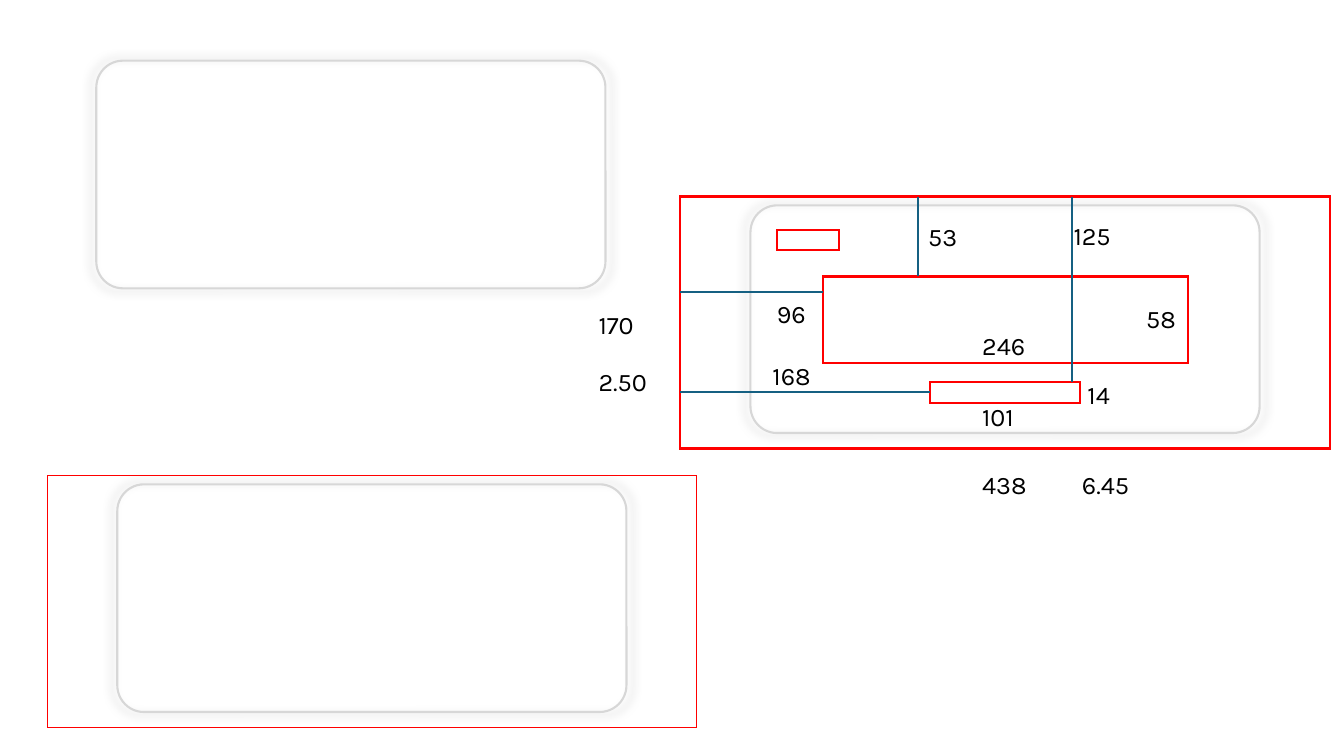
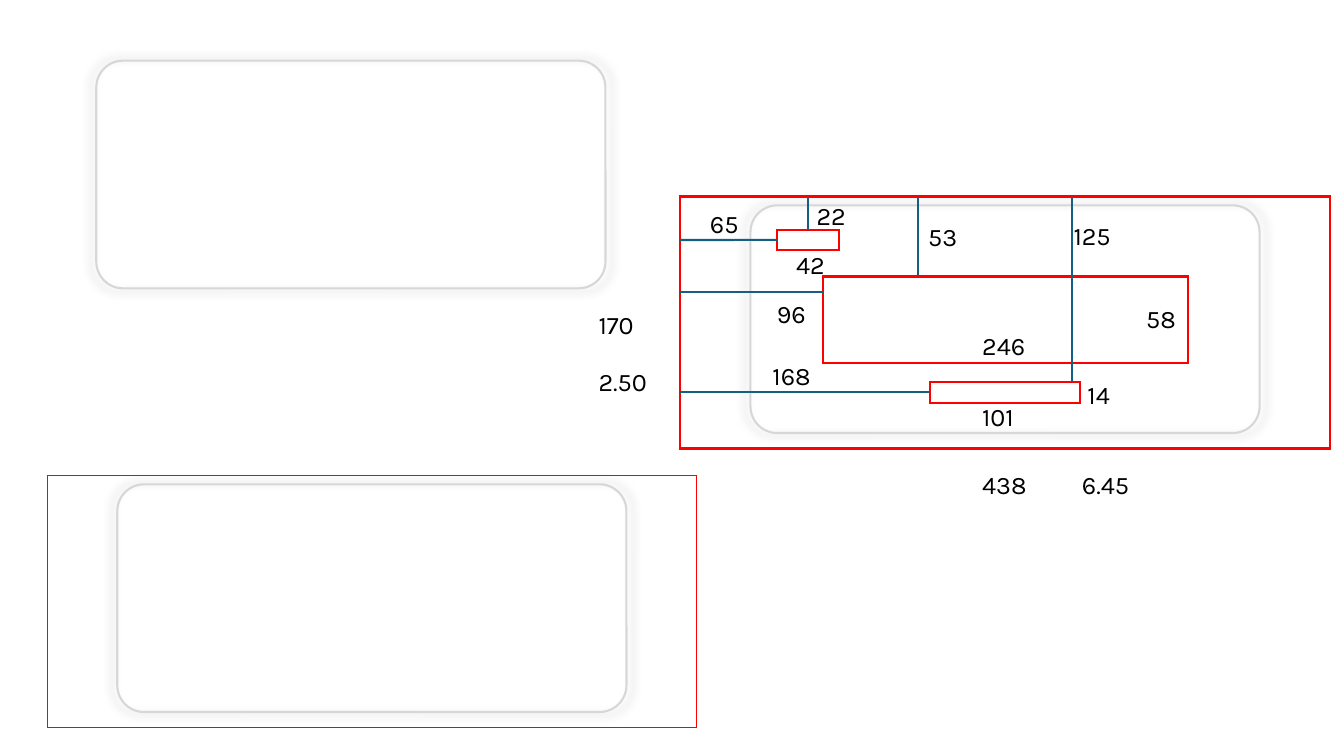
Before and after one commit to llcuong/IPQC, a slide deck: slide 15 of temp/safd.pptm. Drawn at 1344x756 pixels with LibreOffice and Linux fonts; fonts in the diff are those of the drawing. Boxes give left, top, right and bottom in pixels: in the first picture for what was removed or moved away, otherwise in the second. Text is boxed around its words. In the diff, an @@ line names an element or a change of style, - is before the commit and + after.

Commit message:
250405-1650

```diff
--- a/temp/safd.pptm
+++ b/temp/safd.pptm
@@ line added from (809, 230) to (809, 197), #156082 1.5 pt @@
@@ text added at (817, 209, 846, 231), 18 pt, text #000000 @@
+22
@@ text added at (710, 217, 739, 234), 18 pt, text #000000 @@
+65
@@ line added from (777, 240) to (681, 240), #156082 1.5 pt @@
@@ text added at (796, 258, 825, 280), 18 pt, text #000000 @@
+42
```
